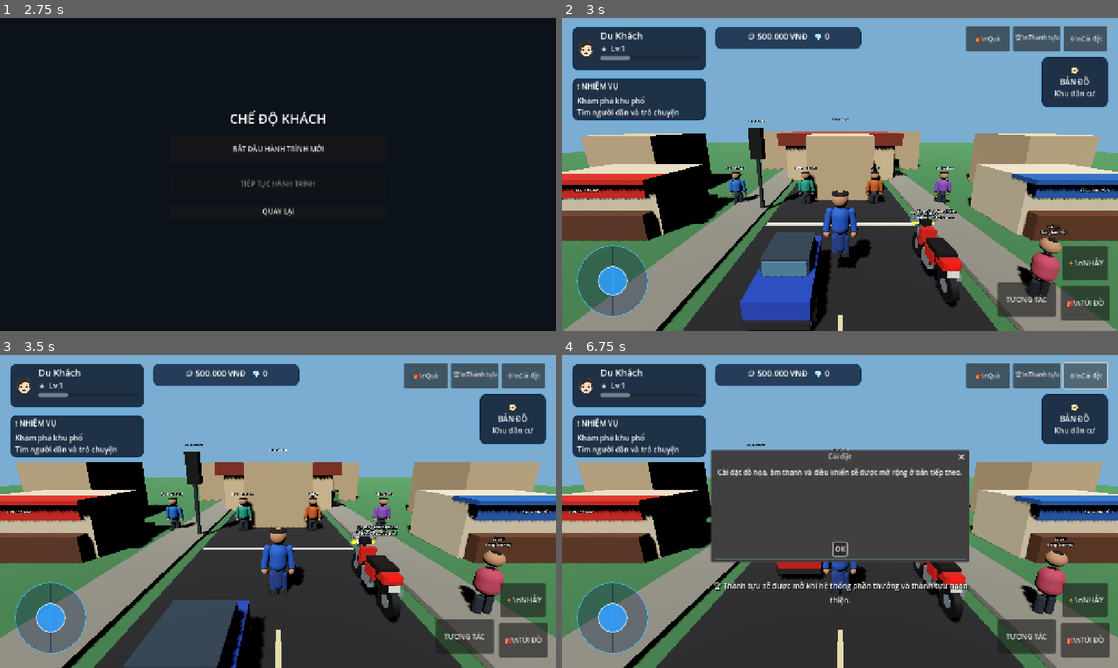
Above: before the commit, frames 1-4 (two rows, left to right).
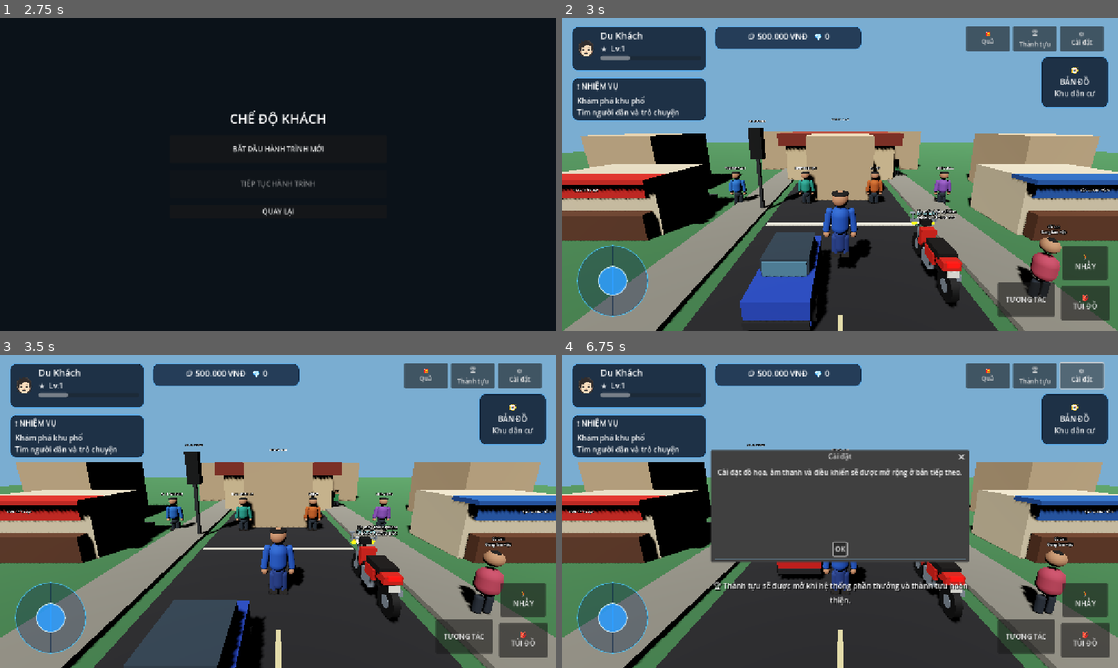
Above: after the commit, the same moments.

Repository: temu838655-dev/Vi-t-Nam-Du-L-ch
Game: Godot game, scene res://scenes/main.tscn
Same seed, same stepped clock (60 frames per second), same inputs: the game is played once before the commit and once after it.
Inputs (mouse positions are in pixels of both pictures, inside the frame that each line leads up to):
- Up to frame 1 (2.75 s): click "ĐĂNG NHẬP BẰNG GOOGLE" at 0.5 s; click "OK" at 1.25 s; click "CHƠI VỚI TƯ CÁCH KHÁCH" at 2 s
- Up to frame 2 (3 s): click "BẮT ĐẦU HÀNH TRÌNH MỚI" at 2.75 s
- Up to frame 3 (3.5 s): no input
- Up to frame 4 (6.75 s): click (990, 376) at 3.5 s, where only the run before the commit has a clickable "🎁\nQuà"; click (990, 376) at 4.25 s, where only the run after the commit has a clickable "🎁 Quà"; click (1034, 376) at 5 s, where only the run before the commit has a clickable "🏆\nThành tựu"; click (1034, 376) at 5.75 s, where only the run after the commit has a clickable "🏆 Thành tựu"; click (1084, 376) at 6.5 s, where only the run before the commit has a clickable "⚙\nCài đặt"

Frame 1 is identical in both runs. In frame 2, 0.8% of the frame differs, in the area x 74-98%, y 2-96%; in frame 3, 0.8%; in frame 4, 0.9%, in the area x 74-99%, y 2-96%.

Commit message:
Fix HUD button line breaks

Diff:
--- a/Godot/scripts/mobile_hud.gd
+++ b/Godot/scripts/mobile_hud.gd
@@ -81,12 +81,12 @@
 	top_actions.position = Vector2(-350, 18)
 	top_actions.add_theme_constant_override("separation", 8)
 	ui_root.add_child(top_actions)
-	for action in ["🎁\\nQuà", "🏆\\nThành tựu", "⚙\\nCài đặt"]:
+	for action in ["🎁\nQuà", "🏆\nThành tựu", "⚙\nCài đặt"]:
 		var action_button := Button.new()
 		action_button.text = action
 		action_button.custom_minimum_size = Vector2(100, 58)
 		action_button.add_theme_font_size_override("font_size", 14)
-		action_button.pressed.connect(_show_hud_notice.bind(action.replace("\\n", " ")))
+		action_button.pressed.connect(_show_hud_notice.bind(action.replace("\n", " ")))
 		top_actions.add_child(action_button)
 
 	# Location card / minimap placeholder. Replace with a real map texture when map tiles are integrated.
@@ -120,7 +120,7 @@
 
 	# Bottom-right action cluster.
 	var jump_button := Button.new()
-	jump_button.text = "🏃\\nNHẢY"
+	jump_button.text = "🏃\nNHẢY"
 	jump_button.size = Vector2(104, 78)
 	jump_button.position = Vector2(-128, -196)
 	jump_button.set_anchors_preset(Control.PRESET_BOTTOM_RIGHT)
@@ -129,7 +129,7 @@
 	ui_root.add_child(jump_button)
 
 	interact_button = Button.new()
-	interact_button.text = "💬\\nTƯƠNG TÁC"
+	interact_button.text = "💬\nTƯƠNG TÁC"
 	interact_button.size = Vector2(132, 78)
 	interact_button.position = Vector2(-278, -112)
 	interact_button.set_anchors_preset(Control.PRESET_BOTTOM_RIGHT)
@@ -138,7 +138,7 @@
 	ui_root.add_child(interact_button)
 
 	var inventory_button := Button.new()
-	inventory_button.text = "🎒\\nTÚI ĐỒ"
+	inventory_button.text = "🎒\nTÚI ĐỒ"
 	inventory_button.size = Vector2(112, 78)
 	inventory_button.position = Vector2(-132, -104)
 	inventory_button.set_anchors_preset(Control.PRESET_BOTTOM_RIGHT)
